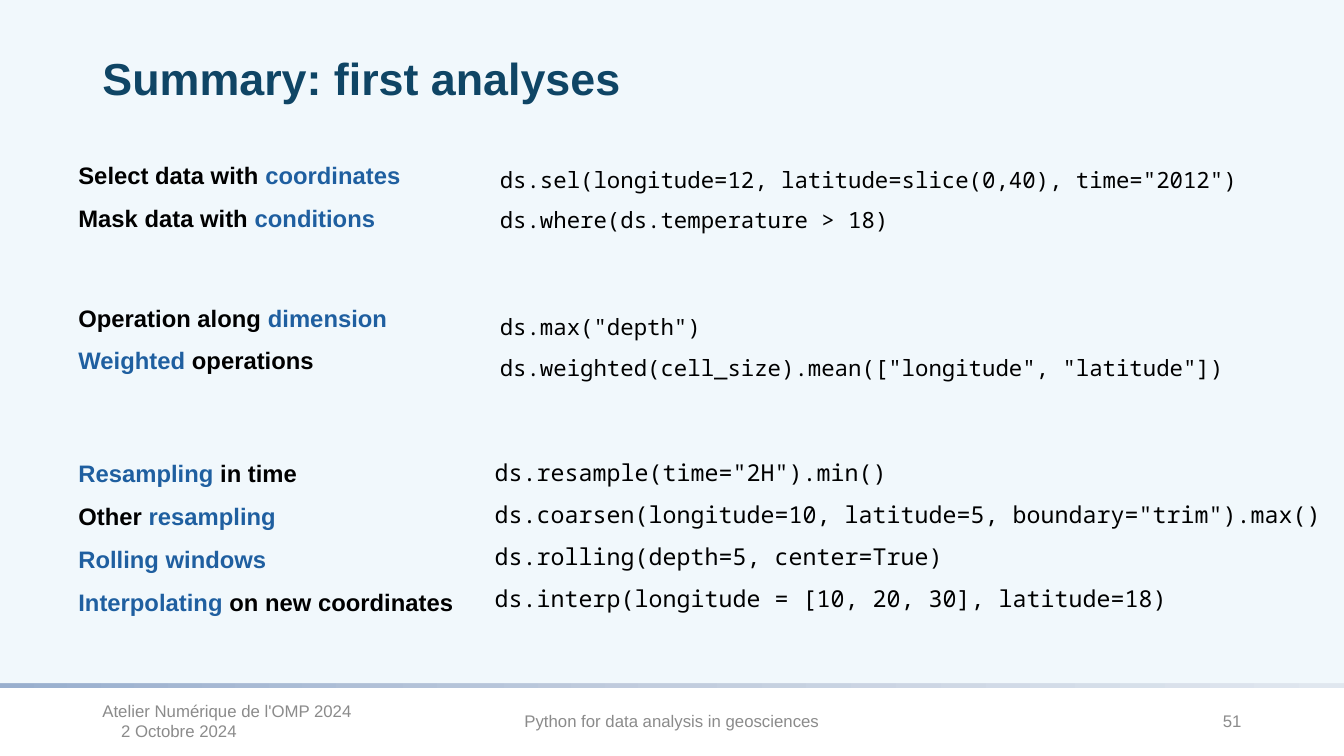
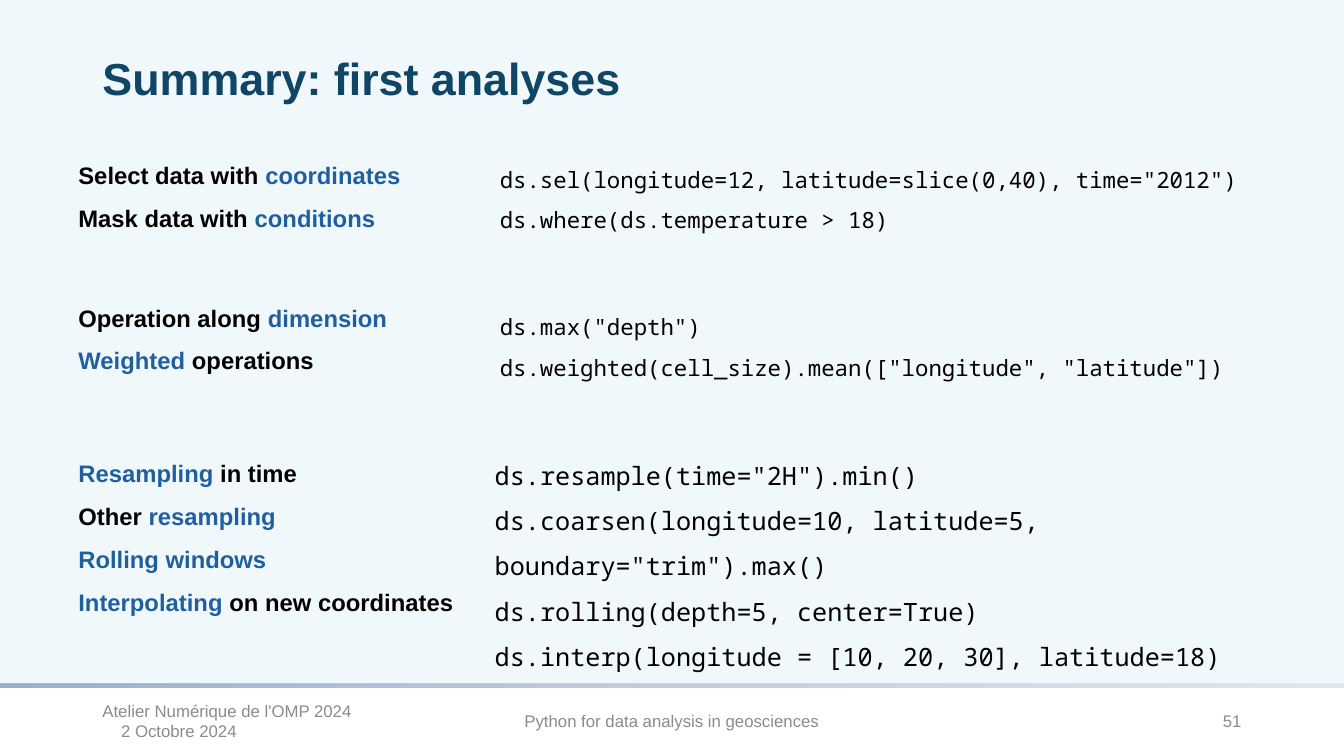
Before and after one commit to rguilcas/python-geosciences, a slide deck: slide 51 of slides/Introduction to xarray.pptx. Drawn at 1344x756 pixels with LibreOffice and Linux fonts; fonts in the diff are those of the drawing; background and template pictures are left out. Boxes give left, top, right and bottom in pixels: in the first picture for what was removed or moved away, otherwise in the second. Text is boxed around its words. In the diff, an @@ line names an element or a change of style, - is before the commit and + after.

```diff
--- a/slides/Introduction to xarray.pptx
+++ b/slides/Introduction to xarray.pptx
@@ text "ds.resample(time="2H").min() ds.coarsen(longitude=10, latitu ..." at <box>495,466,1220,672</box>: size 16.6 to 18 pt @@
```
Also in this commit, not shown: 2 other files.
